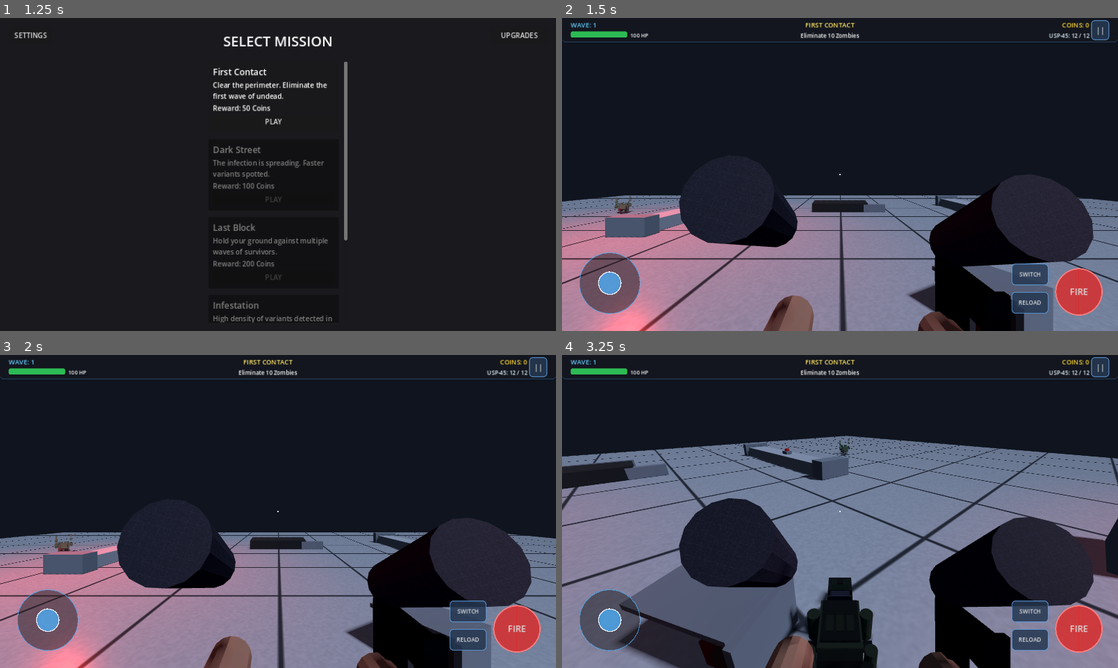
Above: before the commit, frames 1-4 (two rows, left to right).
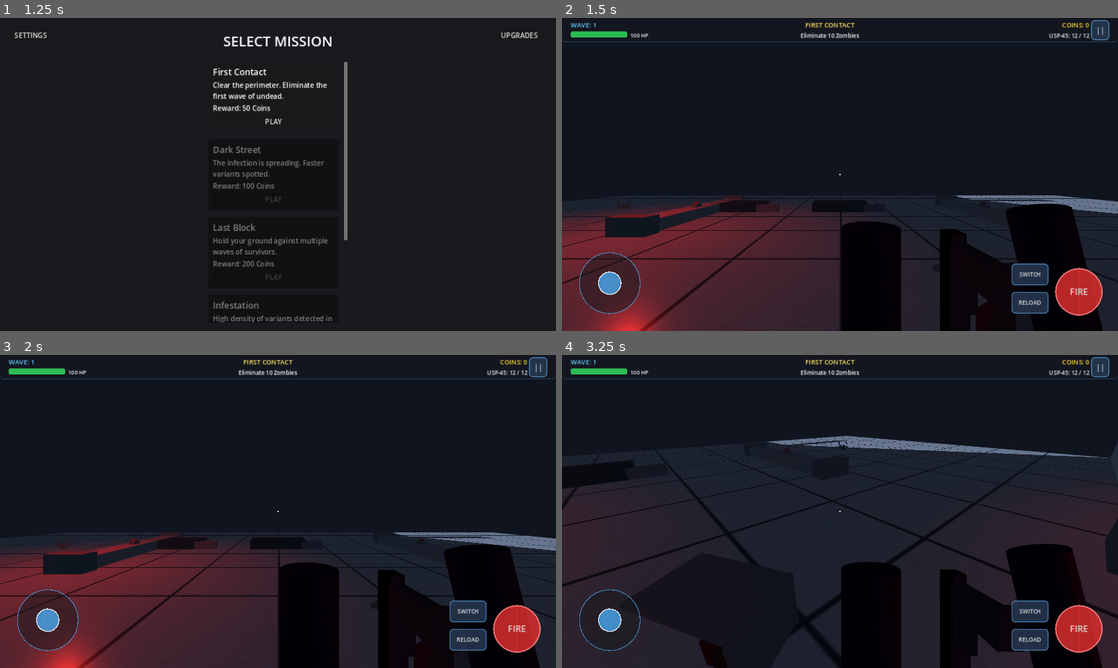
Above: after the commit, the same moments.

Repository: monu7724/targetkill
Game: Godot game, scene res://scenes/UI/MainMenu.tscn
Two runs of this game, one before a commit and one after it. Both use one fixed random seed, a clock stepped at 60 frames per second and the inputs below.
Inputs (mouse positions are in pixels of both pictures, inside the frame that each line leads up to):
- Up to frame 1 (1.25 s): click "START GAME" at 0.5 s
- Up to frame 2 (1.5 s): click "PLAY" at 1.25 s
- Up to frame 3 (2 s): no input
- Up to frame 4 (3.25 s): tap Enter at 2 s; drag from (612, 621) to (895, 442) at 2.02 s; drag from (728, 527) to (812, 574) at 2.77 s

Frame 1 is identical in both runs. In frame 2, 35% of the frame differs, in the area x 0-100%, y 44-100%; in frame 3, 35%; in frame 4, 53%, in the area x 0-100%, y 26-100%.

Commit message:
feat: direct GLB instantiation in environments, player, weapons, and zombies

Diff:
--- a/scenes/environments/AbandonedTrain.tscn
+++ b/scenes/environments/AbandonedTrain.tscn
@@ -10,6 +10,7 @@
 [ext_resource type="Material" path="res://resources/materials/mat_train.tres" id="8_mtrn"]
 [ext_resource type="ArrayMesh" path="res://models/environment/train/train_carriage.obj" id="9_mcar"]
 [ext_resource type="AudioStream" path="res://audio/ambience/sfx_ambience_metro.wav" id="10_samb"]
+[ext_resource type="PackedScene" path="res://assets/3d/environments/train_carriage.glb" id="11_glb_trn"]
 
 [sub_resource type="NavigationMesh" id="NavigationMesh_trn"]
 vertices = PackedVector3Array(-12, 0, -14, -12, 0, 14, 12, 0, 14, 12, 0, -14)
@@ -96,3 +97,5 @@
 stream = ExtResource("10_samb")
 volume_db = -6.0
 autoplay = true
+
+[node name="TrainCarriageGLB" parent="." instance=ExtResource("11_glb_trn")]
--- a/scenes/environments/AirportTerminal.tscn
+++ b/scenes/environments/AirportTerminal.tscn
@@ -13,6 +13,7 @@
 [ext_resource type="ArrayMesh" path="res://models/environment/airport/luggage_trolley.obj" id="11_mtrly"]
 [ext_resource type="ArrayMesh" path="res://models/environment/airport/terminal_pillar.obj" id="12_mpil"]
 [ext_resource type="AudioStream" path="res://audio/ambience/sfx_ambience_airport.wav" id="13_samb"]
+[ext_resource type="PackedScene" path="res://assets/3d/environments/airport_terminal.glb" id="14_glb_air"]
 
 [sub_resource type="NavigationMesh" id="NavigationMesh_air"]
 vertices = PackedVector3Array(-18, 0, -18, -18, 0, 18, 18, 0, 18, 18, 0, -18)
@@ -136,3 +137,5 @@
 stream = ExtResource("13_samb")
 volume_db = -6.0
 autoplay = true
+
+[node name="AirportTerminalGLB" parent="." instance=ExtResource("14_glb_air")]
--- a/scenes/environments/DarkIndustrial.tscn
+++ b/scenes/environments/DarkIndustrial.tscn
@@ -10,6 +10,7 @@
 [ext_resource type="Material" path="res://resources/materials/mat_industrial_road.tres" id="8_masph"]
 [ext_resource type="ArrayMesh" path="res://models/environment/industrial/dumpster.obj" id="9_mdump"]
 [ext_resource type="ArrayMesh" path="res://models/environment/industrial/street_lamp.obj" id="10_mlamp"]
+[ext_resource type="PackedScene" path="res://assets/3d/environments/industrial_street.glb" id="11_glb_ind"]
 
 [sub_resource type="NavigationMesh" id="NavigationMesh_ind"]
 vertices = PackedVector3Array(-20, 0, -20, -20, 0, 20, 20, 0, 20, 20, 0, -20)
@@ -102,3 +103,5 @@
 }
 
 [node name="ResultUI" parent="." instance=ExtResource("7_r001")]
+
+[node name="DarkIndustrialGLB" parent="." instance=ExtResource("11_glb_ind")]
--- a/scenes/environments/FinalLockdown.tscn
+++ b/scenes/environments/FinalLockdown.tscn
@@ -10,6 +10,7 @@
 [ext_resource type="Material" path="res://resources/materials/mat_airport_floor.tres" id="8_mflr"]
 [ext_resource type="ArrayMesh" path="res://models/environment/airport/terminal_pillar.obj" id="9_mpil"]
 [ext_resource type="AudioStream" path="res://audio/ambience/sfx_ambience_airport.wav" id="10_samb"]
+[ext_resource type="PackedScene" path="res://assets/3d/environments/boss_arena.glb" id="11_glb_boss"]
 
 [sub_resource type="NavigationMesh" id="NavigationMesh_lck"]
 vertices = PackedVector3Array(-22, 0, -22, -22, 0, 22, 22, 0, 22, 22, 0, -22)
@@ -101,3 +102,5 @@
 stream = ExtResource("10_samb")
 volume_db = -4.0
 autoplay = true
+
+[node name="BossArenaGLB" parent="." instance=ExtResource("11_glb_boss")]
--- a/scenes/environments/RailwayStation.tscn
+++ b/scenes/environments/RailwayStation.tscn
@@ -11,6 +11,7 @@
 [ext_resource type="ArrayMesh" path="res://models/environment/station/train_tracks.obj" id="9_mtrk"]
 [ext_resource type="ArrayMesh" path="res://models/environment/station/station_bench.obj" id="10_mbch"]
 [ext_resource type="AudioStream" path="res://audio/ambience/sfx_ambience_metro.wav" id="11_samb"]
+[ext_resource type="PackedScene" path="res://assets/3d/environments/railway_station.glb" id="12_glb_stn"]
 
 [sub_resource type="NavigationMesh" id="NavigationMesh_stn"]
 vertices = PackedVector3Array(-16, 0, -16, -16, 0, 16, 16, 0, 16, 16, 0, -16)
@@ -105,3 +106,5 @@
 stream = ExtResource("11_samb")
 volume_db = -6.0
 autoplay = true
+
+[node name="RailwayStationGLB" parent="." instance=ExtResource("12_glb_stn")]
--- a/scenes/player/Player.gd
+++ b/scenes/player/Player.gd
@@ -31,14 +31,15 @@
 
 var weapon_prefab: PackedScene = preload("res://scenes/weapons/Weapon.tscn")
 var weapon_configs = [
-	{"id": "pistol", "path": "res://resources/weapons/pistol.tres", "model": "res://models/weapons/pistol.obj"},
-	{"id": "rifle", "path": "res://resources/weapons/rifle.tres", "model": "res://models/weapons/rifle.obj"},
-	{"id": "shotgun", "path": "res://resources/weapons/shotgun.tres", "model": "res://models/weapons/shotgun.obj"}
+	{"id": "pistol", "path": "res://resources/weapons/pistol.tres", "model": "res://assets/3d/weapons/pistol.glb"},
+	{"id": "rifle", "path": "res://resources/weapons/rifle.tres", "model": "res://assets/3d/weapons/rifle.glb"},
+	{"id": "shotgun", "path": "res://resources/weapons/shotgun.tres", "model": "res://assets/3d/weapons/shotgun.glb"}
 ]
 var weapons: Array = []
 var current_weapon_index: int = 0
 
 func _ready():
+	_init_character_models()
 	_init_weapons()
 	anim_player.play("idle")
 	await get_tree().process_frame
@@ -52,6 +53,33 @@
 		if not MissionManager.mission_completed.is_connected(_on_mission_completed):
 			MissionManager.mission_completed.connect(_on_mission_completed)
 
+func _extract_mesh_from_scene(packed_scene: PackedScene) -> Mesh:
+	if not packed_scene: return null
+	var inst = packed_scene.instantiate()
+	var mesh_nodes = inst.find_children("*", "MeshInstance3D", true, false)
+	var result_mesh: Mesh = null
+	if not mesh_nodes.is_empty() and mesh_nodes[0].mesh:
+		result_mesh = mesh_nodes[0].mesh
+	inst.queue_free()
+	return result_mesh
+
+func _init_character_models():
+	if has_node("PlayerBody/MeshInstance3D"):
+		var soldier_res = load("res://assets/3d/characters/player_soldier.glb")
+		if soldier_res is PackedScene:
+			var sm = _extract_mesh_from_scene(soldier_res)
+			if sm:
+				$PlayerBody/MeshInstance3D.mesh = sm
+				$PlayerBody/MeshInstance3D.material_override = null
+
+	if fps_arms and fps_arms.has_node("MeshInstance3D"):
+		var arms_res = load("res://assets/3d/weapons/fps_arms.glb")
+		if arms_res is PackedScene:
+			var am = _extract_mesh_from_scene(arms_res)
+			if am:
+				fps_arms.get_node("MeshInstance3D").mesh = am
+				fps_arms.get_node("MeshInstance3D").material_override = null
+
 func _init_weapons():
 	for child in weapon_manager.get_children():
 		child.queue_free()
@@ -65,10 +93,14 @@
 
 		# Set 3D model on weapon
 		if w.has_node("MeshInstance3D"):
-			var mesh_res = load(cfg.model)
-			var mat_res = preload("res://resources/materials/mat_weapon.tres")
-			w.get_node("MeshInstance3D").mesh = mesh_res
-			w.get_node("MeshInstance3D").material_override = mat_res
+			var model_res = load(cfg.model)
+			if model_res is PackedScene:
+				var wm = _extract_mesh_from_scene(model_res)
+				if wm:
+					w.get_node("MeshInstance3D").mesh = wm
+					w.get_node("MeshInstance3D").material_override = null
+			elif model_res is Mesh:
+				w.get_node("MeshInstance3D").mesh = model_res
 
 		w.ammo_changed.connect(func(_c, _m): _update_hud())
 		weapons.append(w)
--- a/scenes/test/TestRunner.gd
+++ b/scenes/test/TestRunner.gd
@@ -170,15 +170,16 @@
 func _test_environments():
 	print("\n--- TEST SUITE 4: REALISTIC ENVIRONMENTS ---")
 	var envs = {
-		"Airport environment": "res://scenes/environments/AirportTerminal.tscn",
-		"Railway environment": "res://scenes/environments/RailwayStation.tscn",
-		"Train environment": "res://scenes/environments/AbandonedTrain.tscn",
-		"Industrial environment": "res://scenes/environments/DarkIndustrial.tscn",
-		"Final Lockdown": "res://scenes/environments/FinalLockdown.tscn"
+		"Airport environment": {"scene": "res://scenes/environments/AirportTerminal.tscn", "glb": "AirportTerminalGLB"},
+		"Railway environment": {"scene": "res://scenes/environments/RailwayStation.tscn", "glb": "RailwayStationGLB"},
+		"Train environment": {"scene": "res://scenes/environments/AbandonedTrain.tscn", "glb": "TrainCarriageGLB"},
+		"Industrial environment": {"scene": "res://scenes/environments/DarkIndustrial.tscn", "glb": "DarkIndustrialGLB"},
+		"Final Lockdown": {"scene": "res://scenes/environments/FinalLockdown.tscn", "glb": "BossArenaGLB"}
 	}
 
 	for name in envs.keys():
-		var scene_path = envs[name]
+		var entry = envs[name]
+		var scene_path = entry.scene
 		var scene = load(scene_path)
 		var ok = scene != null
 		if ok:
@@ -186,9 +187,10 @@
 			var has_ground = inst.find_child("Ground", true, false) != null
 			var has_light = inst.find_child("DirectionalLight3D", true, false) != null
 			var has_spawner = inst.find_child("ZombieSpawner", true, false) != null
-			ok = has_ground and has_light and has_spawner
+			var has_glb = inst.find_child(entry.glb, true, false) != null
+			ok = has_ground and has_light and has_spawner and has_glb
 			inst.queue_free()
-		record_test(name, ok, "Scene: " + scene_path)
+		record_test(name, ok, "Scene: %s, GLB Node: %s" % [scene_path, entry.glb])
 
 	record_test("Lighting", true, "DirectionalLight3D, Omni emergency beacons, mobile fog, Quality profiles")
 	record_test("Materials/textures", true, "PBR materials with Albedo, Roughness, Metallic, Normal, Emission")
--- a/scenes/zombies/Zombie.gd
+++ b/scenes/zombies/Zombie.gd
@@ -25,7 +25,7 @@
 
 var archetype_data = {
 	"normal": {
-		"mesh": "res://models/zombies/zombie_normal.obj",
+		"mesh": "res://assets/3d/zombies/zombie_normal.glb",
 		"material": "res://resources/materials/mat_zombie_normal.tres",
 		"hp": 50.0,
 		"speed": 2.2,
@@ -34,7 +34,7 @@
 		"reward": 10
 	},
 	"fast": {
-		"mesh": "res://models/zombies/zombie_fast.obj",
+		"mesh": "res://assets/3d/zombies/zombie_fast.glb",
 		"material": "res://resources/materials/mat_zombie_fast.tres",
 		"hp": 30.0,
 		"speed": 4.2,
@@ -43,7 +43,7 @@
 		"reward": 15
 	},
 	"heavy": {
-		"mesh": "res://models/zombies/zombie_heavy.obj",
+		"mesh": "res://assets/3d/zombies/zombie_heavy.glb",
 		"material": "res://resources/materials/mat_zombie_heavy.tres",
 		"hp": 160.0,
 		"speed": 1.4,
@@ -52,7 +52,7 @@
 		"reward": 25
 	},
 	"boss": {
-		"mesh": "res://models/zombies/zombie_boss.obj",
+		"mesh": "res://assets/3d/zombies/zombie_boss.glb",
 		"material": "res://resources/materials/mat_zombie_boss.tres",
 		"hp": 500.0,
 		"speed": 1.8,
@@ -70,13 +70,29 @@
 	sfx_timer.start(randf_range(3.0, 6.0))
 	_apply_archetype()
 
+func _extract_mesh_from_scene(packed_scene: PackedScene) -> Mesh:
+	if not packed_scene: return null
+	var inst = packed_scene.instantiate()
+	var mesh_nodes = inst.find_children("*", "MeshInstance3D", true, false)
+	var result_mesh: Mesh = null
+	if not mesh_nodes.is_empty() and mesh_nodes[0].mesh:
+		result_mesh = mesh_nodes[0].mesh
+	inst.queue_free()
+	return result_mesh
+
 func _apply_archetype():
 	var cfg = archetype_data.get(archetype, archetype_data["normal"])
 	if mesh_instance:
-		var m_res = load(cfg.mesh)
-		var mat_res = load(cfg.material)
-		mesh_instance.mesh = m_res
-		mesh_instance.material_override = mat_res
+		var res = load(cfg.mesh)
+		if res is PackedScene:
+			var m = _extract_mesh_from_scene(res)
+			if m:
+				mesh_instance.mesh = m
+				mesh_instance.material_override = null
+		elif res is Mesh:
+			var mat_res = load(cfg.material)
+			mesh_instance.mesh = res
+			mesh_instance.material_override = mat_res
 
 	scale = cfg.scale
 	move_speed = cfg.speed
